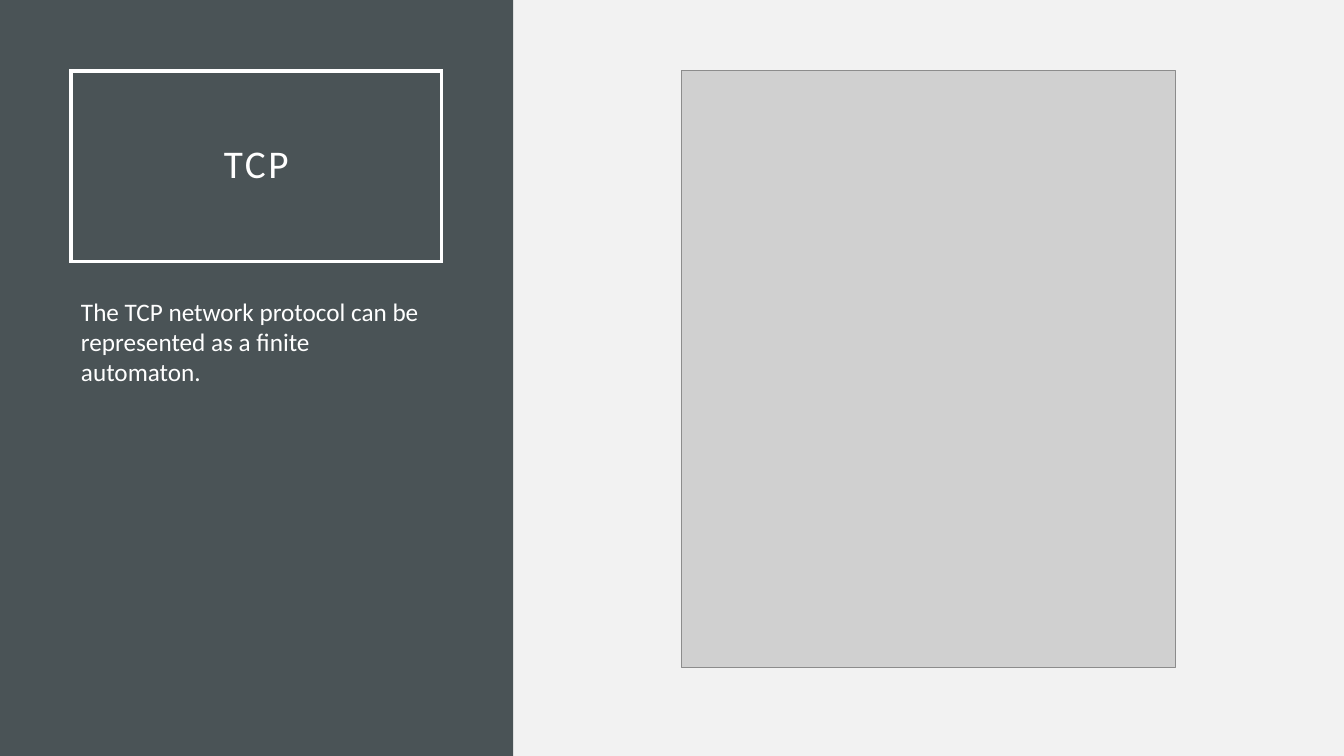
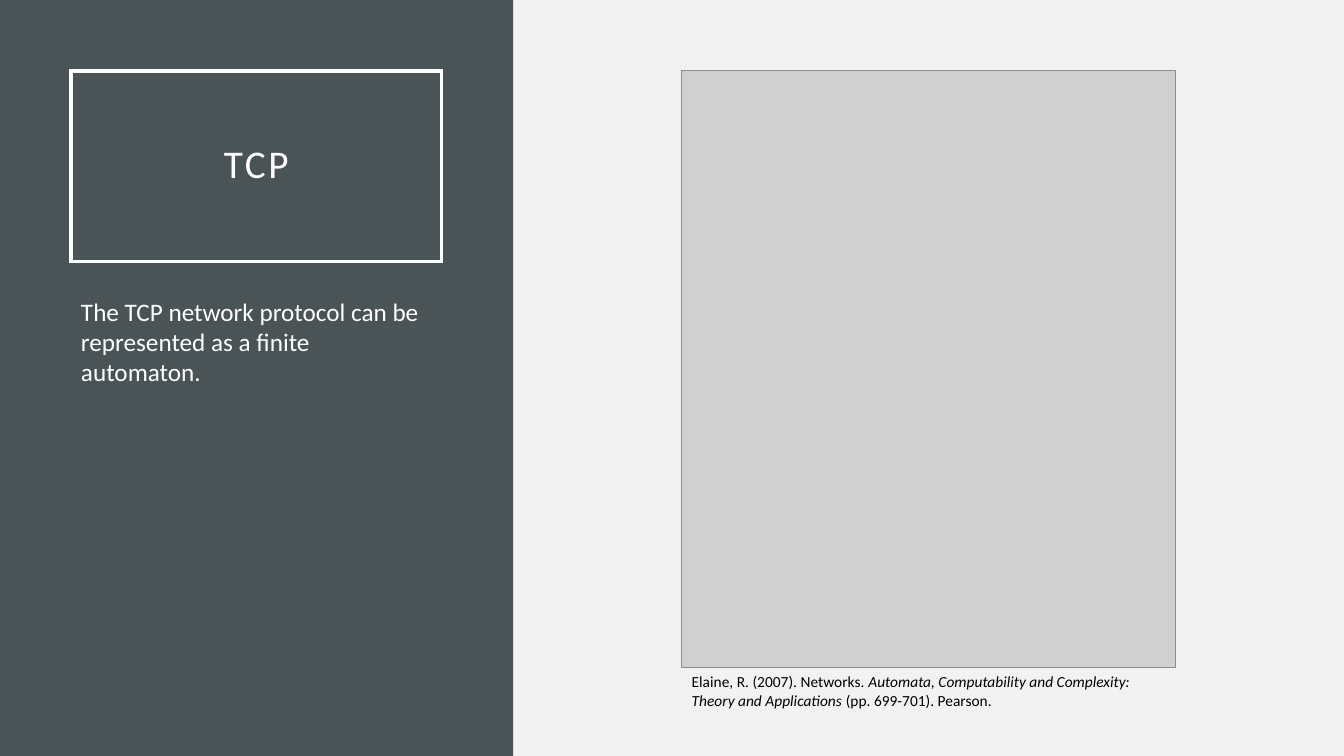
Before and after one commit to Jacobsma/CS477-Project, a slide deck: slide 28 of implementation.pptx. Drawn at 1344x756 pixels with LibreOffice and Linux fonts; fonts in the diff are those of the drawing; grey boxes stand for pictures. Boxes give left, top, right and bottom in pixels: in the first picture for what was removed or moved away, otherwise in the second. Text is boxed around its words. In the diff, an @@ line names an element or a change of style, - is before the commit and + after.

```diff
--- a/implementation.pptx
+++ b/implementation.pptx
@@ text added at box(692, 676, 1130, 709), 11 pt, text #000000, italic @@
+Elaine, R. (2007). Networks. Automata, Computability and Complexity:
+Theory and Applications (pp. 699-701). Pearson.
```
Also in this commit, not shown: 1 slide added, 3 other files.
